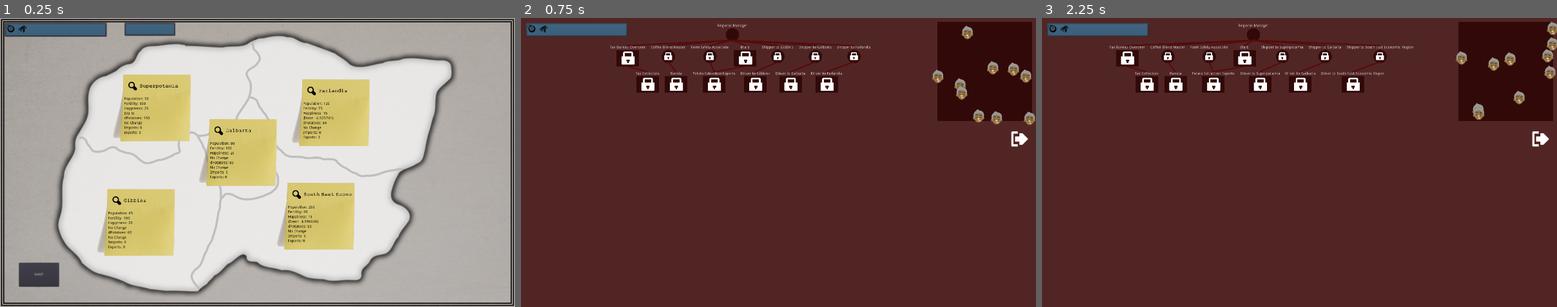
Above: before the commit, frames 1-3 (left to right).
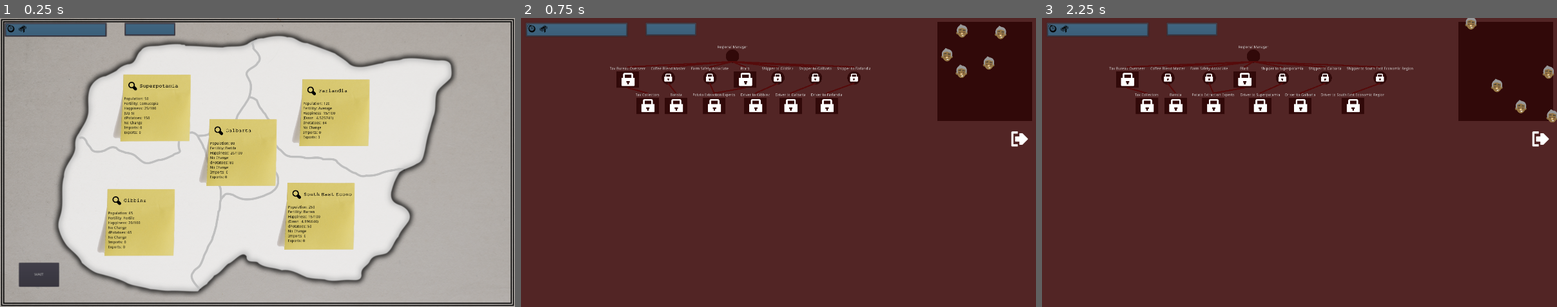
Above: after the commit, the same moments.

Repository: poohshoes/GMTK2020
Game: Godot game, scene res://World.tscn
Two runs of this game, one before a commit and one after it. Both use one fixed random seed, a clock stepped at 60 frames per second and the inputs below.
Inputs (mouse positions are in pixels of both pictures, inside the frame that each line leads up to):
- Up to frame 1 (0.25 s): no input
- Up to frame 2 (0.75 s): click "Superpotamia" at 0.5 s
- Up to frame 3 (2.25 s): click (1541, 136) at 1.25 s; click "Gibbinz" at 2 s

The runs differ from the first frame. In frame 1, 0.1% of the frame differs, in the area x 24-66%, y 28-72%; in frame 2, 7.2%; in frame 3, 7.4%, in the area x 13-100%, y 0-37%.

Commit message:
End game screen Infinite employees Fertility display update Events on job panel Event for spreading unhappyness Event for lack of money

Diff:
--- /dev/null
+++ b/EndGame.gd
@@ -0,0 +1,20 @@
+extends Node2D
+
+
+# Declare member variables here. Examples:
+# var a = 2
+# var b = "text"
+
+
+# Called when the node enters the scene tree for the first time.
+#func _ready():
+#	pass # Replace with function body.
+
+
+# Called every frame. 'delta' is the elapsed time since the previous frame.
+#func _process(delta):
+#	pass
+
+
+func _on_TextureButton_pressed():
+	get_tree().change_scene("res://Scenes/MainMenu.tscn")
--- /dev/null
+++ b/EndGame.tscn
@@ -0,0 +1,56 @@
+[gd_scene load_steps=5 format=2]
+
+[ext_resource path="res://images/cross.png" type="Texture" id=1]
+[ext_resource path="res://EndGame.gd" type="Script" id=2]
+
+[sub_resource type="DynamicFontData" id=1]
+font_path = "res://Font/10CESRG_.TTF"
+
+[sub_resource type="DynamicFont" id=2]
+size = 32
+font_data = SubResource( 1 )
+
+[node name="EndGame" type="Node2D"]
+script = ExtResource( 2 )
+
+[node name="ColorRect" type="ColorRect" parent="."]
+margin_right = 1986.0
+margin_bottom = 1114.0
+color = Color( 0.266667, 0, 0, 1 )
+__meta__ = {
+"_edit_use_anchors_": false
+}
+
+[node name="VBoxContainer" type="VBoxContainer" parent="."]
+anchor_left = 0.5
+anchor_top = 0.5
+anchor_right = 0.5
+anchor_bottom = 0.5
+margin_left = 482.898
+margin_top = 270.418
+margin_right = 1446.9
+margin_bottom = 870.418
+__meta__ = {
+"_edit_use_anchors_": false
+}
+
+[node name="Label" type="Label" parent="VBoxContainer"]
+margin_right = 963.0
+margin_bottom = 366.0
+custom_fonts/font = SubResource( 2 )
+text = "your scalloped potatoes sit cold on the desk as you sweat profusely, head in your hands as you stare down at the reports of massive unrest in controvia.  Hearing commotion outside in the hallway you look up. the door bursts open and the chairmain of the happyness committee bursts in.  Expecting more bad news you close your eyes for just a moment of respite.  The chairman raises his arm but instead of a note he is holding a gun."
+autowrap = true
+
+[node name="HBoxContainer" type="HBoxContainer" parent="VBoxContainer"]
+margin_top = 370.0
+margin_right = 963.0
+margin_bottom = 470.0
+alignment = 2
+
+[node name="TextureButton" type="TextureButton" parent="VBoxContainer/HBoxContainer"]
+margin_left = 863.0
+margin_right = 963.0
+margin_bottom = 100.0
+size_flags_horizontal = 0
+texture_normal = ExtResource( 1 )
+[connection signal="pressed" from="VBoxContainer/HBoxContainer/TextureButton" to="." method="_on_TextureButton_pressed"]
--- a/RegionJobs.gd
+++ b/RegionJobs.gd
@@ -47,6 +47,7 @@
 		if !employee.hasJob && job.under_mouse() && job.can_add_employee():
 			job.add_employee(employee)
 			employee.hasJob = true
+			spawn_employee()
 			for childJob in job.children:
 				check_lock(childJob)
 				#childJob.unlock()
@@ -109,7 +110,7 @@
 	var depthWidth = []
 	get_layout_sizes(rootJob, depthMaxHeight, depthWidth, 0)
 	var depthHeight = []
-	var runningHeight = 20
+	var runningHeight = 100
 	for i in range(depthMaxHeight.size()):
 		depthHeight.append(runningHeight)
 		runningHeight += depthMaxHeight[i] + 20
@@ -123,14 +124,18 @@
 	layout_lines(rootJob)
 
 
-	var employeeTemplate = load("res://Employee.tscn")
-	for i in range(10):
-		var employee = employeeTemplate.instance()
-		add_child(employee)
-		employeePool.append(employee)
-		employee.position.x = $EmployeePool.rect_position.x + (randi()%int($EmployeePool.rect_size.x))
-		employee.position.y = $EmployeePool.rect_position.y + (randi()%int($EmployeePool.rect_size.y))
-		employee.connect("drag_end", self, "employee_drag_end")
+	employeeTemplate = load("res://Employee.tscn")
+	for i in range(5):
+		spawn_employee()
+
+var employeeTemplate
+func spawn_employee():
+	var employee = employeeTemplate.instance()
+	add_child(employee)
+	employeePool.append(employee)
+	employee.position.x = $EmployeePool.rect_position.x + (randi()%int($EmployeePool.rect_size.x))
+	employee.position.y = $EmployeePool.rect_position.y + (randi()%int($EmployeePool.rect_size.y))
+	employee.connect("drag_end", self, "employee_drag_end")
 
 func extra_parent(child, parent):
 	child.parents.append(parent)
--- a/Scenes/Region.gd
+++ b/Scenes/Region.gd
@@ -90,17 +90,28 @@
 	dH = (0.5 - dH) * 10
 
 	happiness = max(0, min(MAX_HAPPINESS, happiness + dH))
+
+	# Reconcile with national treasury (surplus/deficit)
+	return dM
+
+func update_gui(imports, exports):
 	$RegionButton/LabelList/PopulationLabel.text = "Population: " + str(population)
-	$RegionButton/LabelList/FertilityLabel.text = "Fertility: " + str(int(fertility * 100))
-	$RegionButton/LabelList/HappinessLabel.set_happiness(round(happiness))
+	var fertilityText
+	if fertility < 0.5:
+		fertilityText = "Barren"
+	elif fertility < 0.8:
+		fertilityText = "Average"
+	elif fertility < 1.5:
+		fertilityText = "Fertile"
+	else:
+		fertilityText = "Cornucopia"
+	$RegionButton/LabelList/FertilityLabel.text = "Fertility: " + fertilityText #str(int(fertility * 100))
+	$RegionButton/LabelList/HappinessLabel.set_happiness(str(round(happiness)) + "/100")
 	$RegionButton/LabelList/HappinessChangeLabel.set_happiness_change(dH)
 	$RegionButton/LabelList/PotatoesLabel.set_potatoes(dS)
 	$RegionButton/LabelList/MoneyLabel.set_money_change(dM)
 	$RegionButton/LabelList/ImportsLabel.set_imports(imports)
 	$RegionButton/LabelList/ExportsLabel.set_exports(exports)
-
-	# Reconcile with national treasury (surplus/deficit)
-	return dM
 
 
 func _on_RegionButton_pressed():
--- a/World.gd
+++ b/World.gd
@@ -13,11 +13,21 @@
 		setup_region_jobs(region)
 
 	self.move_child($ResourcesPanel, get_child_count())
+	self.move_child($MessagePanel, get_child_count())
 
 	tick()
 
 
 func tick():
+
+	var numFailedRegions = 0
+	for region in $Regions.get_children():
+		if region.happiness < 1:
+			numFailedRegions += 1
+	if numFailedRegions >= 3:
+		get_tree().change_scene("res://EndGame.tscn")
+
+
 	# Start with a bunch of regional stuff (see region code)
 	var potatoesPerDriver = 5
 	var exportsByRegion = []
@@ -47,6 +57,7 @@
 	# Check game state
 	# Introduce events for next action(s)
 
+
 	income = 0
 	var regions = $Regions.get_children()
 	for regionIndex in regions.size():
@@ -57,6 +68,10 @@
 	action += 1
 	$ResourcesPanel/MarginContainer/HBoxContainer/TurnLabel.set_tick(action)
 	check_events()
+
+	for regionIndex in regions.size():
+		regions[regionIndex].update_gui(importsByRegion[regionIndex], exportsByRegion[regionIndex])
+
 
 
 func update_arrow(myRegion, otherRegion, arrow):
@@ -89,13 +104,48 @@
 func check_game_state():
 	pass # Check if game is over
 
+var nextEventTick = 0
 func check_events():
 	# Take the tick and see what we can do
-	if action == 2:
-		show_message("A wild event appeared! Wow! You're bananas")
+	if action >= nextEventTick:
 
-	if action == 3:
-		show_message("You're so screwed")
+		var eventFired = false
+
+		if !eventFired && money <= 0:
+			for region in $Regions.get_children():
+				region.happiness -= 4
+				region.happiness = max(0, region.happiness)
+			eventFired = true
+			nextEventTick = action + 3 + (randi()%3)
+			show_message("Inablility of the Central happiness committee to pay salaries causes widespread sadness :`(")
+
+		var unhappyRegions = []
+		var regions = $Regions.get_children()
+		for region in regions:
+			if region.happiness < 5:
+				unhappyRegions.append(region)
+
+		if !eventFired && unhappyRegions.size() > 0:
+			var region = unhappyRegions[randi()%unhappyRegions.size()]
+			var neighbours
+			match region.region_id:
+				0:
+					neighbours = [1, 2, 4]
+				1:
+					neighbours = [0, 2, 3]
+				2:
+					neighbours = [0, 1, 3, 4]
+				3:
+					neighbours = [1, 2, 4]
+				4:
+					neighbours = [0, 2, 3]
+			var randNeighbourIndex = neighbours[randi()%neighbours.size()]
+			var randNeighbour = regions[randNeighbourIndex]
+			randNeighbour.happiness -= 10
+			randNeighbour.happiness = max(0, randNeighbour.happiness)
+
+			nextEventTick = action + 3 + (randi()%3)
+			show_message("Riots in " + region.region_name + " spill over into " + randNeighbour.region_name + " :(")
 
 func show_message(text):
-	$MessagePanel/MarginContainer2/MessageLabel.show_message(text)
+	$MessagePanel/MarginContainer2/MessageLabel.show_message("Day " + str(action) + ": " + text)
--- a/World.tscn
+++ b/World.tscn
@@ -121,16 +121,16 @@
 [node name="MarginContainer2" type="MarginContainer" parent="MessagePanel"]
 margin_left = 7.0
 margin_top = 7.0
-margin_right = 185.0
+margin_right = 1119.0
 margin_bottom = 45.0
 size_flags_horizontal = 3
 
 [node name="MessageLabel" type="Label" parent="MessagePanel/MarginContainer2"]
-margin_right = 178.0
+margin_right = 1112.0
 margin_bottom = 38.0
 custom_fonts/font = SubResource( 1 )
 custom_colors/font_color = Color( 1, 1, 1, 1 )
-text = "[Message]"
+text = "Day 1: Glory to controvia and the central happiness committee!"
 align = 1
 script = ExtResource( 11 )
 __meta__ = {
@@ -140,7 +140,7 @@
 [node name="Background2" type="ColorRect" parent="MessagePanel"]
 margin_left = 7.0
 margin_top = 7.0
-margin_right = 185.0
+margin_right = 1119.0
 margin_bottom = 45.0
 color = Color( 0.258824, 0.737255, 1, 0.305882 )
 __meta__ = {
Binary file added: images/cross.png
Not shown, added: images/cross.png.import
